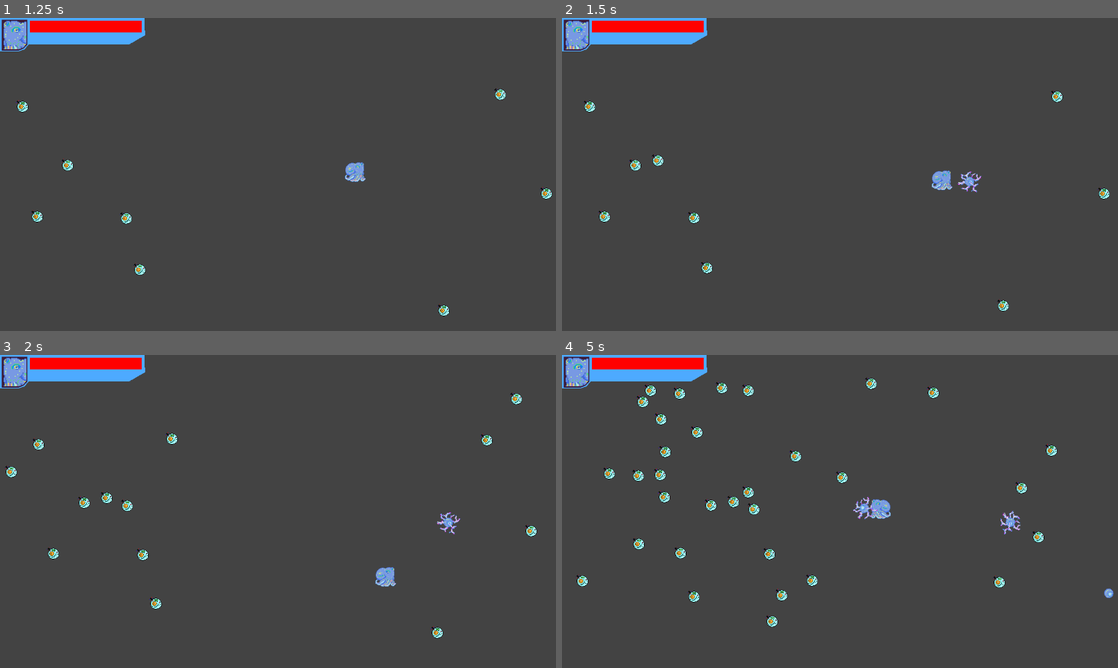
Above: before the commit, frames 1-4 (two rows, left to right).
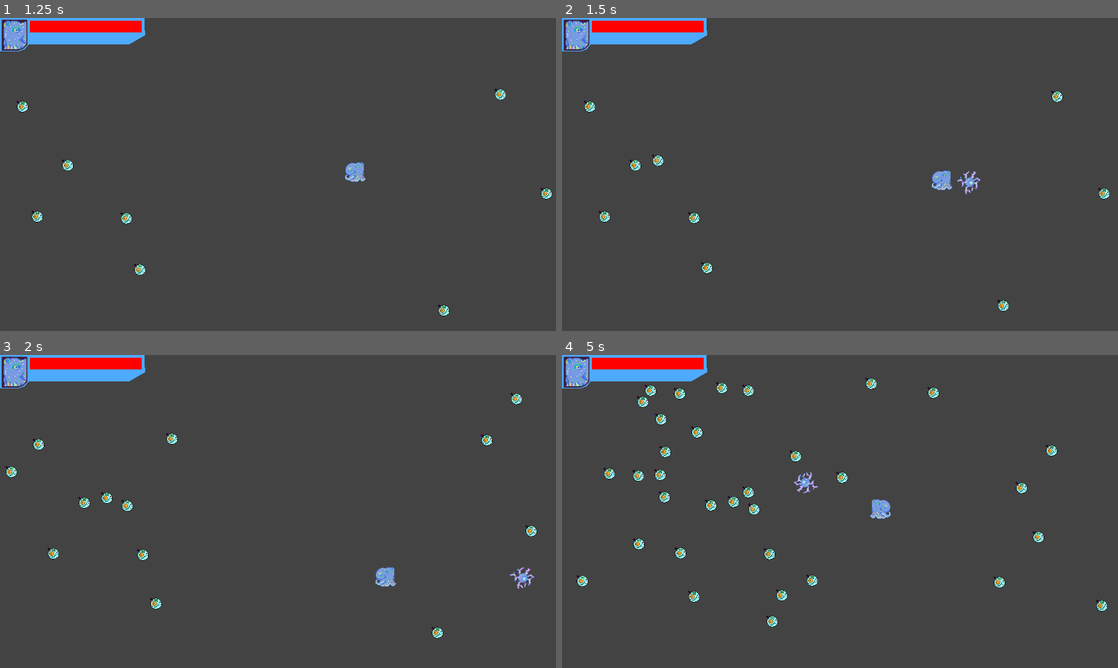
Above: after the commit, the same moments.

Repository: Igonorant/perfect-form
Game: Godot game, scene res://arenas/arena.tscn
The game is run twice, just before and just after one commit, with the same random seed, the same clock (stepped at 60 frames per second) and the same inputs.
Inputs:
- Up to frame 1 (1.25 s): hold Right (move_right) from 0.53 s (still down); tap E (atk_e) at 0.6 s
- Up to frame 2 (1.5 s): release Right (move_right) at 1.28 s; hold Down (move_down) from 1.28 s (still down); tap Q (atk_q) at 1.35 s
- Up to frame 3 (2 s): keep holding Down (move_down)
- Up to frame 4 (5 s): release Down (move_down) at 2.03 s; hold Right (move_right) 2.03-2.78 s; tap E (atk_e) at 2.1, 3.6 s; hold Up (move_up) 2.78-3.53 s; tap Q (atk_q) at 2.85, 4.35 s; hold Left (move_left) from 3.53 s (still down)

Frame 1 is identical in both runs. In frame 2, 0.2% of the frame differs, in the area x 70-76%, y 48-57%; in frame 3, 0.2%; in frame 4, 0.5%, in the area x 41-100%, y 37-82%.

Commit message:
projectile zap is online

Diff:
--- a/characters/player.gd
+++ b/characters/player.gd
@@ -4,7 +4,7 @@
 @onready var c_velocity : VelocityComponent = $VelocityComponent
 @onready var c_health : HealthComponent = $HealthComponent
 @onready var n_sprite : Sprite2D = $Sprite2D
-@onready var scn_projectile = preload("res://traits/projectile.tscn")
+@onready var scn_projectile = preload("res://traits/projectileZap.tscn")
 @onready var scn_shockwave = preload("res://traits/shockwave.tscn")
 
 
@@ -46,7 +46,7 @@
     else:
         projectile_instance.m_spawn_direction = velocity.normalized()
     projectile_instance.m_spawn_position = position + projectile_instance.m_spawn_direction * 20
-    projectile_instance.speed = max(velocity.length() * 3, 300)
+    #projectile_instance.speed = max(velocity.length() * 3, 300)
     owner.add_child(projectile_instance)
 
 
--- a/traits/projectile.gd
+++ b/traits/projectile.gd
@@ -6,6 +6,8 @@
 
 @export var speed : float = 300
 @export var rotation_speed : float = 0.1 * PI
+
+@export var destroy_on_hit : bool
 
 var m_spawn_direction : Vector2
 var m_spawn_position : Vector2
@@ -35,3 +37,5 @@
 func _on_hurt_box_component_hurt_body(body: Node2D, damage: float) -> void:
     if (body.is_in_group("enemies")):
         body.queue_free()
+        if(destroy_on_hit):
+            queue_free()
--- /dev/null
+++ b/traits/projectileZap.tscn
@@ -0,0 +1,58 @@
+[gd_scene load_steps=9 format=3 uid="uid://b2u66xa2rrt58"]
+
+[ext_resource type="Script" uid="uid://8hm1g75fx00r" path="res://traits/projectile_zap.gd" id="1_qqbiv"]
+[ext_resource type="Texture2D" uid="uid://jm4emo7kt814" path="res://assets/poderzin.png" id="2_pcl2s"]
+[ext_resource type="Script" uid="uid://djmqb2cpcmfek" path="res://components/velocity_component.gd" id="3_mvqps"]
+[ext_resource type="PackedScene" uid="uid://c2xqegxfit86j" path="res://components/hurt_box_component.tscn" id="4_sls52"]
+[ext_resource type="PackedScene" uid="uid://8vfq3sh7p24k" path="res://effects/shaking_lightning_effect.tscn" id="5_m4yts"]
+
+[sub_resource type="CircleShape2D" id="CircleShape2D_sxmqc"]
+radius = 11.0114
+
+[sub_resource type="CircleShape2D" id="CircleShape2D_4mxer"]
+radius = 23.0054
+
+[sub_resource type="GDScript" id="GDScript_7c74f"]
+
+[node name="ProjectileZap" type="Area2D"]
+script = ExtResource("1_qqbiv")
+max_variation = 1.0
+speed = 600.0
+metadata/_edit_group_ = true
+
+[node name="Sprite2D" type="Sprite2D" parent="."]
+texture = ExtResource("2_pcl2s")
+
+[node name="CollisionShape2D" type="CollisionShape2D" parent="."]
+position = Vector2(0, 0.5)
+shape = SubResource("CircleShape2D_sxmqc")
+
+[node name="VelocityComponent" type="Node" parent="."]
+script = ExtResource("3_mvqps")
+velocity_limit = 450.0
+acceleration = 30000.0
+dynamic_friction = 0.0
+static_friction = 0.0
+metadata/_custom_type_script = "uid://djmqb2cpcmfek"
+
+[node name="Life" type="Timer" parent="."]
+wait_time = 1.336
+autostart = true
+
+[node name="HurtBoxComponent" parent="." instance=ExtResource("4_sls52")]
+
+[node name="CollisionShape2D" type="CollisionShape2D" parent="HurtBoxComponent"]
+position = Vector2(0, 0.5)
+shape = SubResource("CircleShape2D_4mxer")
+debug_color = Color(1, 0, 0, 0.392157)
+
+[node name="ShakingLightningEffect" parent="." instance=ExtResource("5_m4yts")]
+script = SubResource("GDScript_7c74f")
+
+[node name="ChangeDirectionTimer" type="Timer" parent="."]
+wait_time = 0.205
+autostart = true
+
+[connection signal="timeout" from="Life" to="." method="_on_life_timeout"]
+[connection signal="hurt_body" from="HurtBoxComponent" to="." method="_on_hurt_box_component_hurt_body"]
+[connection signal="timeout" from="ChangeDirectionTimer" to="." method="_on_change_direction_timer_timeout"]
--- /dev/null
+++ b/traits/projectile_zap.gd
@@ -0,0 +1,13 @@
+class_name ProjectileZap
+extends Projectile
+
+@export var max_variation : float
+
+
+
+
+func _on_change_direction_timer_timeout() -> void:
+    var new_dir = c_velocity.m_direction + Vector2 (randf_range(max_variation, -max_variation), randf_range(max_variation, -max_variation))
+    new_dir = new_dir.normalized()
+    print(new_dir)
+    c_velocity.set_direction(new_dir)
Not shown, added: traits/projectile_zap.gd.uid
